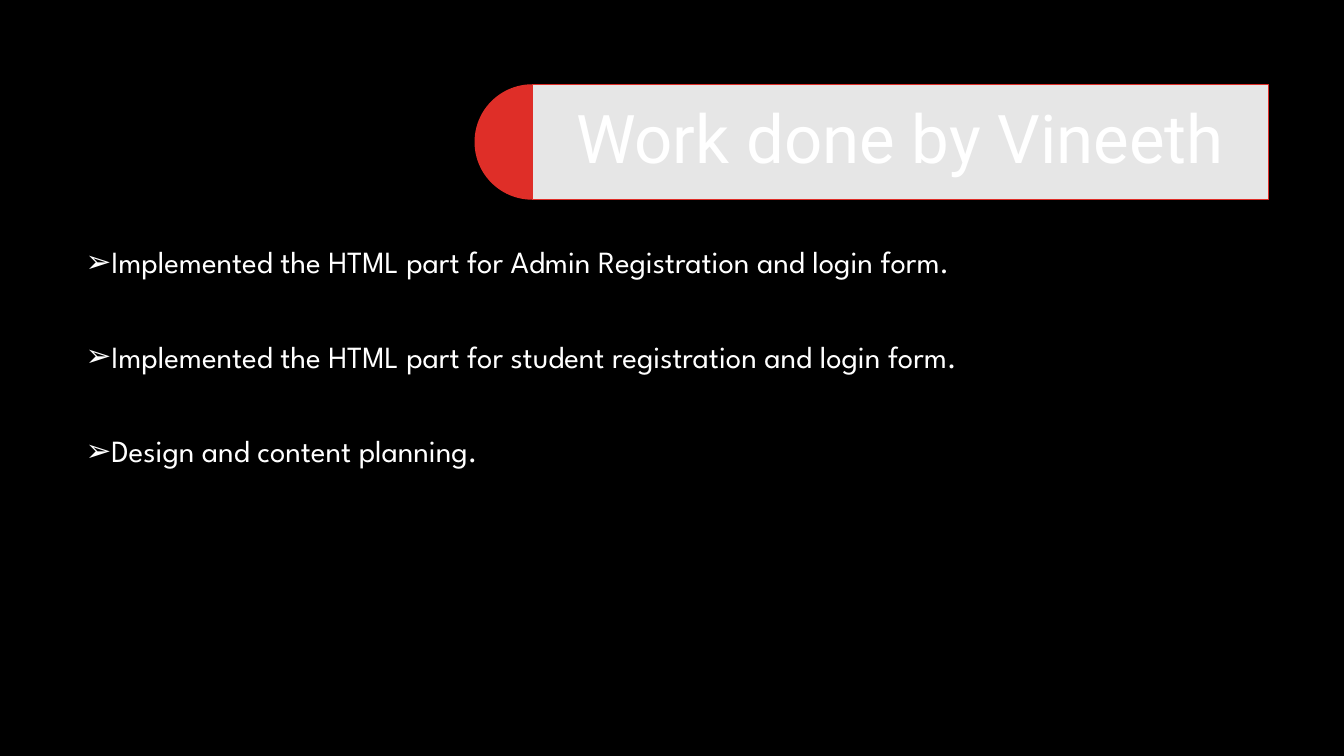
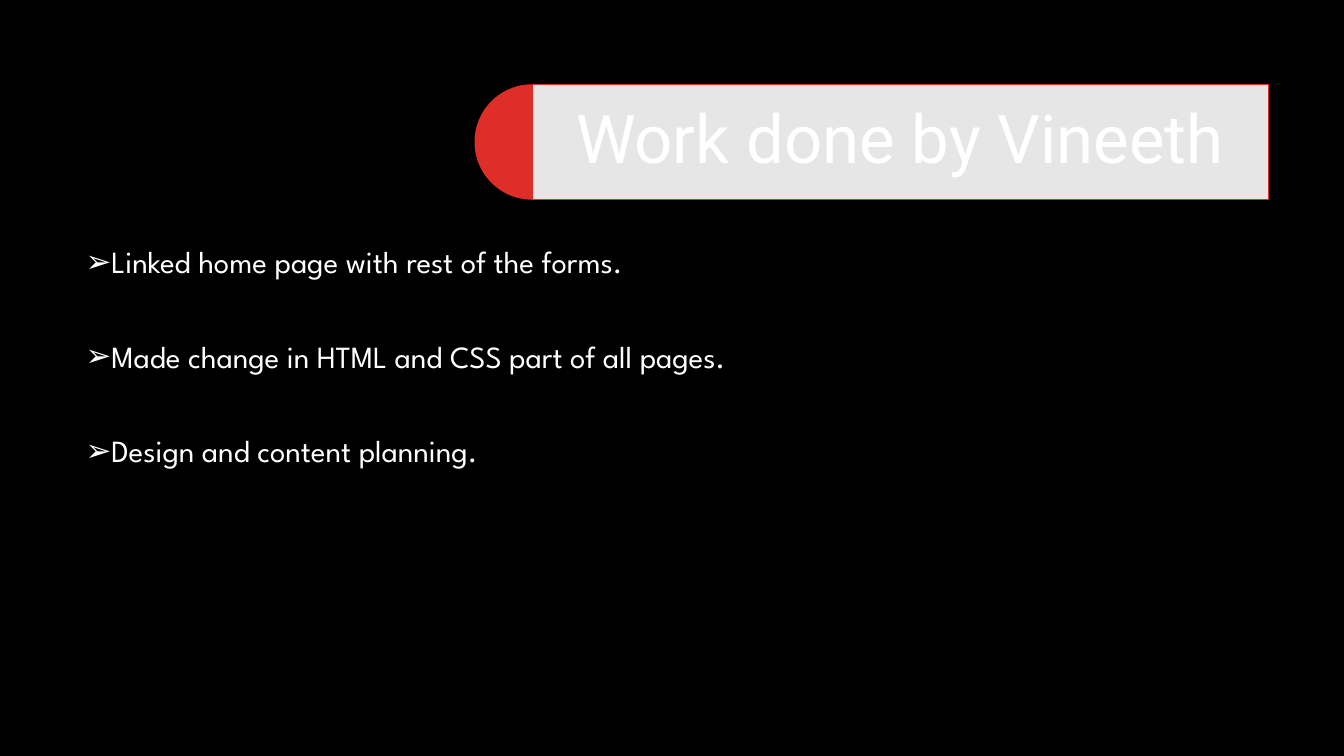
Before and after one commit to priyasatbhaya/IT_WEBD, a slide deck: slide 12 of Internet and web technology new ppt.pptx. Drawn at 1344x756 pixels with LibreOffice and Linux fonts; fonts in the diff are those of the drawing; background and template pictures are left out. Boxes give left, top, right and bottom in pixels: in the first picture for what was removed or moved away, otherwise in the second. Text is boxed around its words. In the diff, an @@ line names an element or a change of style, - is before the commit and + after.

```diff
--- a/Internet and web technology new ppt.pptx
+++ b/Internet and web technology new ppt.pptx
@@ text at [111, 251, 725, 375]: text changed @@
-➢ Implemented the HTML part for Admin Registration and login form.
-➢ Implemented the HTML part for student registration and login form.
+➢ Linked home page with rest of the forms.
+➢ Made change in HTML and CSS part of all pages.
```
Also in this commit, not shown: 5 other slides changed, 5 other files.
